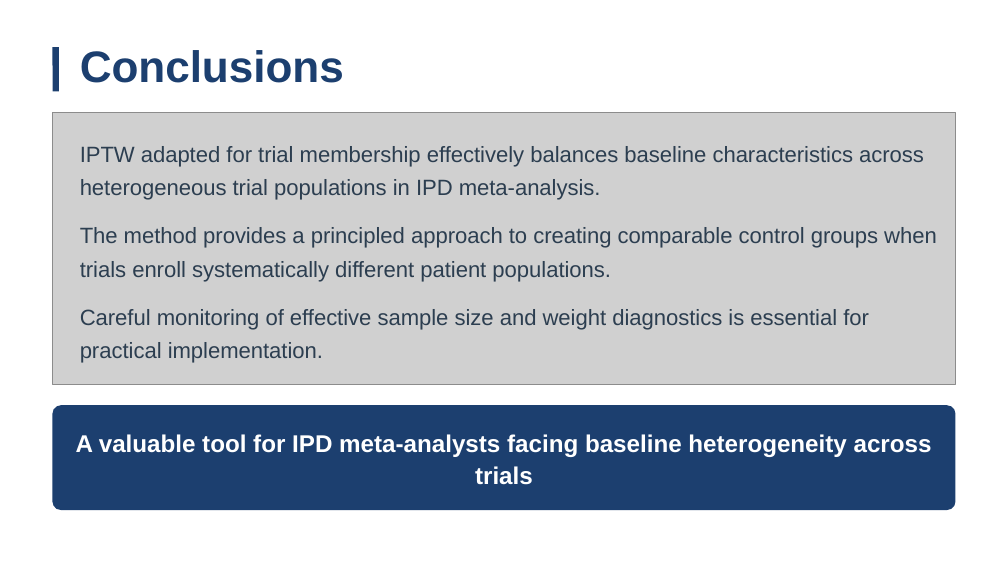
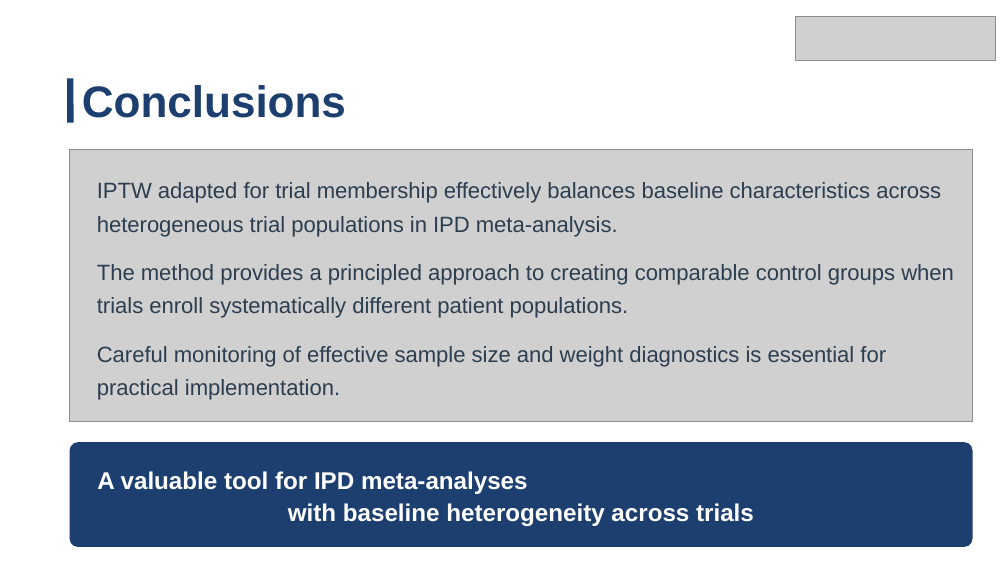
Before and after one commit to dkarletsos/multigroup_iptw, a slide deck: slide 20 of manuscript/PRE_AS12.pptx (slide 17 before the commit). Drawn at 1008x567 pixels with LibreOffice and Linux fonts; fonts in the diff are those of the drawing; grey boxes stand for pictures. Boxes give left, top, right and bottom in pixels: in the first picture for what was removed or moved away, otherwise in the second. Text is boxed around its words. In the diff, an @@ line names an element or a change of style, - is before the commit and + after.

```diff
--- a/manuscript/PRE_AS12.pptx
+++ b/manuscript/PRE_AS12.pptx
@@ picture added at [795,16,995,60] @@
@@ line moved from (55, 47) - (55, 92) to (71, 79) - (71, 123) @@
@@ text "Conclusions": place and size @@
-text "Conclusions" at [80,50,344,83]
+text "Conclusions" at [82,85,346,118]
@@ picture: place and size @@
-picture at [52,112,956,384]
+picture at [70,149,973,421]
@@ 3 texts: place and size @@
-3 texts at [80,146,937,363]
+3 texts at [97,182,954,400]
@@ rounded rectangle: place and size @@
-rounded rectangle at [52,405,956,510]
+rounded rectangle at [70,443,973,547]
@@ text at [97,471,754,526]: text changed @@
-A valuable tool for IPD meta-analysts facing baseline heterogeneity across trials
+A valuable tool for IPD meta-analyses with baseline heterogeneity across trials
```
Also in this commit, not shown: 16 other slides changed, 4 slides added, 1 slide removed, 7 other files.
